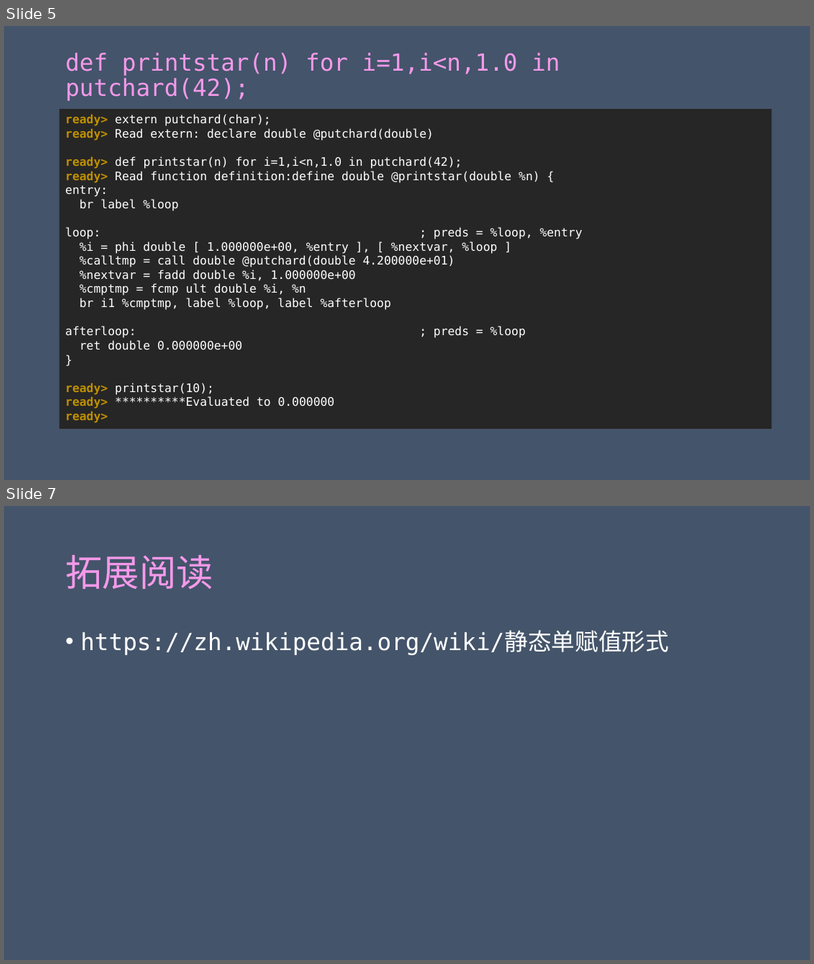
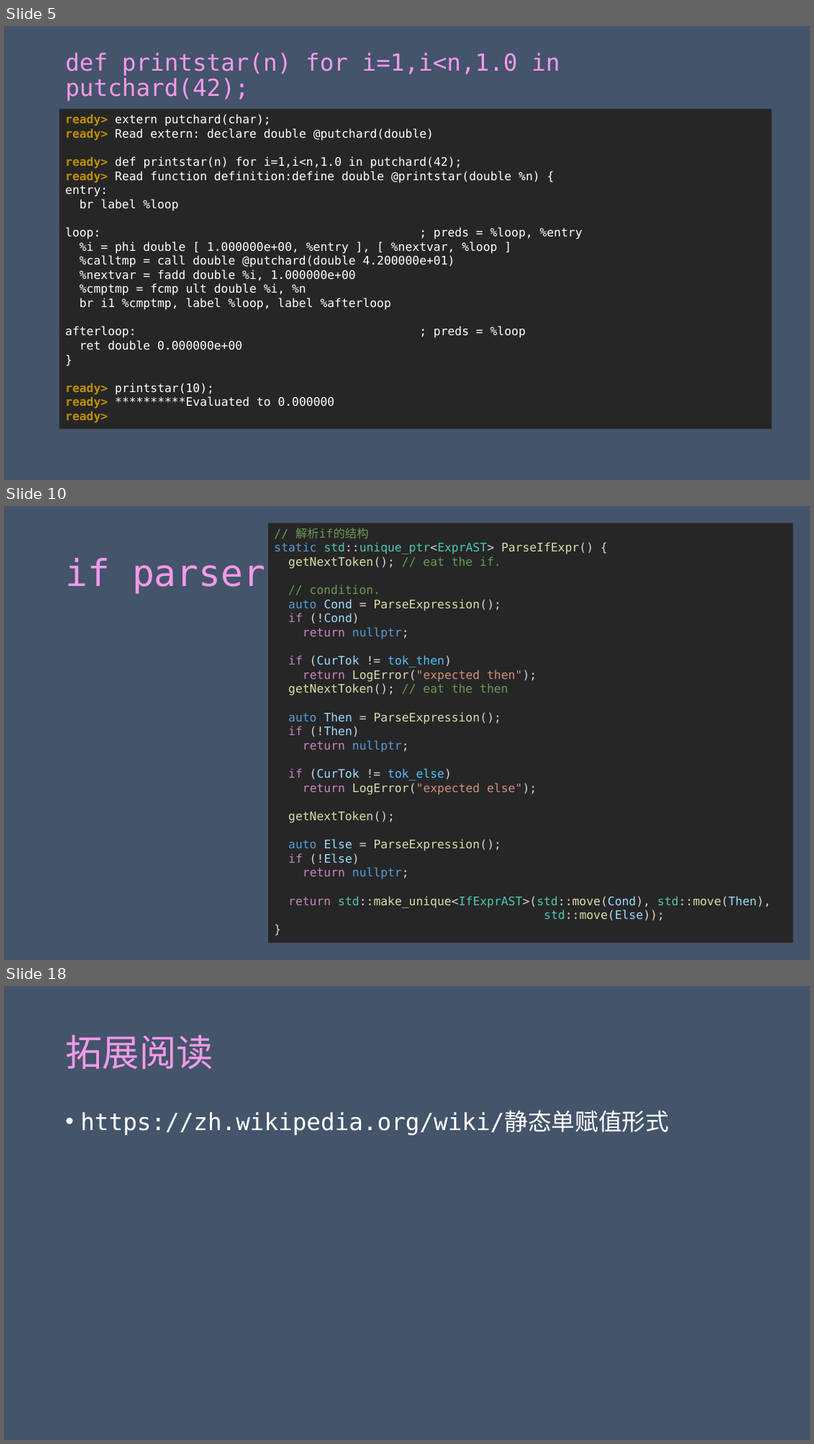
Before and after one commit to achieveartificialintelligence/download, a slide deck: Kaleidoscope/Ch5/Kaleidoscope.pptx. Shown one above the other, each under a label of ours: slides 5 and 7 before the commit, slides 5, 10 and 18 after it; the slides between them are not shown. The pictures are 814x964 and 814x1444 pixels, drawn with LibreOffice and Linux fonts; fonts in the diff are those of the drawing. Boxes give left, top, right and bottom in pixels: in the first picture for what was removed or moved away, otherwise in the second. Text is boxed around its words. In the diff, an @@ line names an element or a change of style, - is before the commit and + after.

```diff
--- a/Kaleidoscope/Ch5/Kaleidoscope.pptx
+++ b/Kaleidoscope/Ch5/Kaleidoscope.pptx
@@ slide 10 added at <box>4,506,810,960</box>, background #44546A @@
@@ rectangle added at <box>268,523,793,942</box>, fill #262626, 14 pt, text #DCDCAA @@
+// 解析if的结构
+static std::unique_ptr<ExprAST> ParseIfExpr() {
+getNextToken(); // eat the if.
+// condition.
+auto Cond = ParseExpression();
+if (!Cond)
+return nullptr;
+if (CurTok != tok_then)
+return LogError("expected then");
+getNextToken(); // eat the then
+auto Then = ParseExpression();
+if (!Then)
+return nullptr;
+if (CurTok != tok_else)
+return LogError("expected else");
+getNextToken();
+auto Else = ParseExpression();
+if (!Else)
+return nullptr;
+return std::make_unique<IfExprAST>(std::move(Cond), std::move(Then),
+std::move(Else));
+}
@@ title added at <box>65,558,265,593</box>, 44 pt, text gradient #F599EA to #89D1EB @@
+if parser
@@ what was slide 7 is now slide 18 @@
```
Also in this commit, not shown: 1 slide changed, 10 other slides added.
